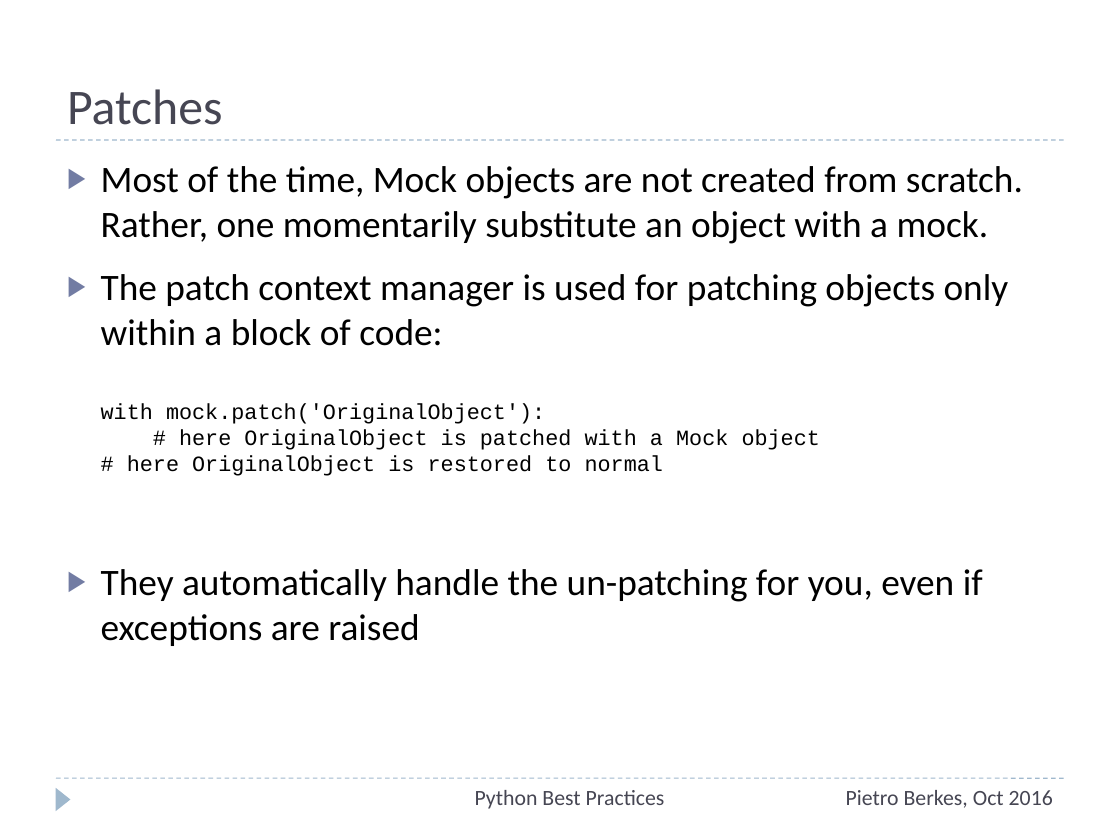
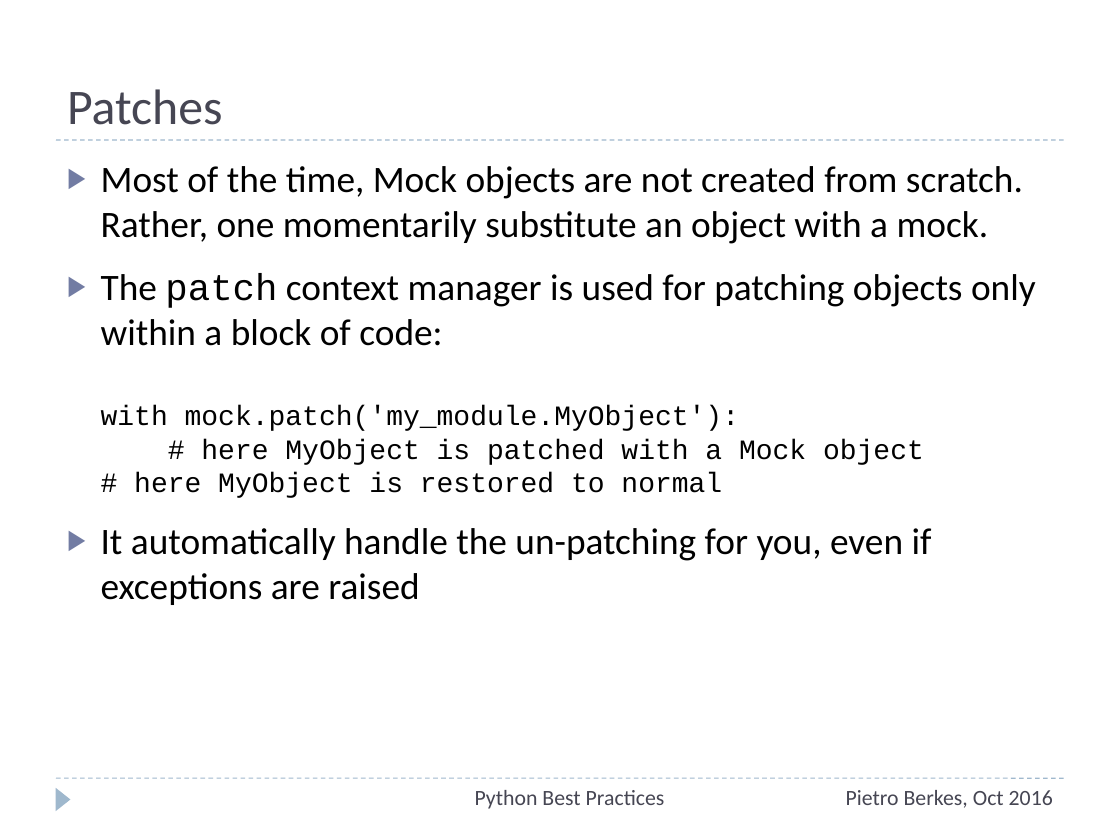
Before and after one commit to ASPP/testing_debugging_profiling, a slide deck: slide 60 of testing-debugging-profiling.pptx (slide 57 before the commit). Drawn at 1120x840 pixels with LibreOffice and Linux fonts; fonts in the diff are those of the drawing. Boxes give left, top, right and bottom in pixels: in the first picture for what was removed or moved away, otherwise in the second. Text is boxed around its words. In the diff, an @@ line names an element or a change of style, - is before the commit and + after.

```diff
--- a/testing-debugging-profiling.pptx
+++ b/testing-debugging-profiling.pptx
@@ text at (101, 273, 1036, 605): text changed @@
-▶ The patch context manager is used for patching objects only within a block of code:
-  with mock.patch('OriginalObject'):
-  # here OriginalObject is patched with a Mock object
-  # here OriginalObject is restored to normal
-▶ They automatically handle the un-patching for you, even if exceptions are raised
+▶ The patch context manager is used for patching objects only within a block of code:
+  with mock.patch('my_module.MyObject'):
+  # here MyObject is patched with a Mock object
+  # here MyObject is restored to normal
+▶ It automatically handle the un-patching for you, even if exceptions are raised
```
Also in this commit, not shown: 23 other slides changed, 12 slides added, 1 slide removed.
